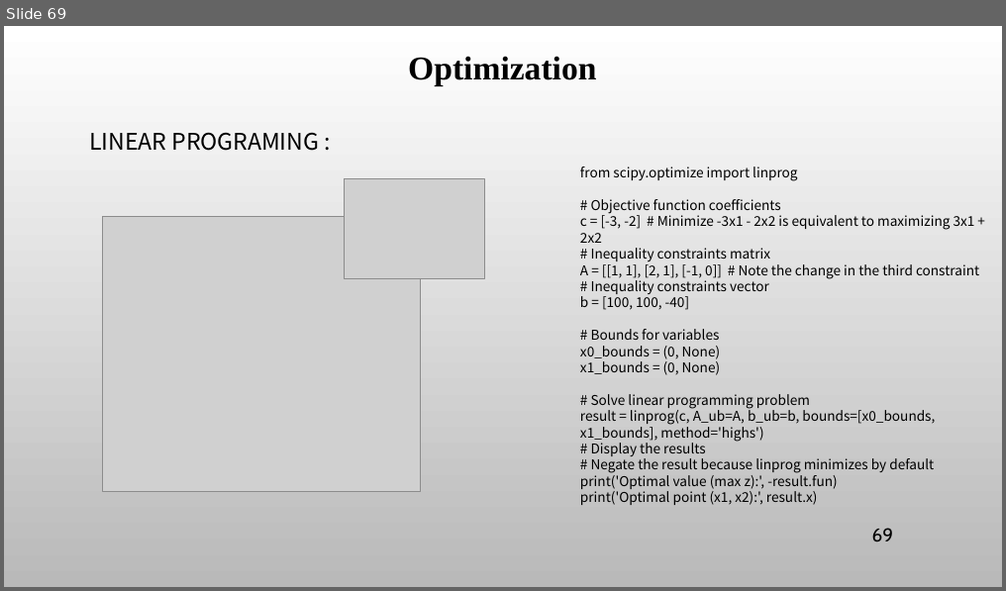
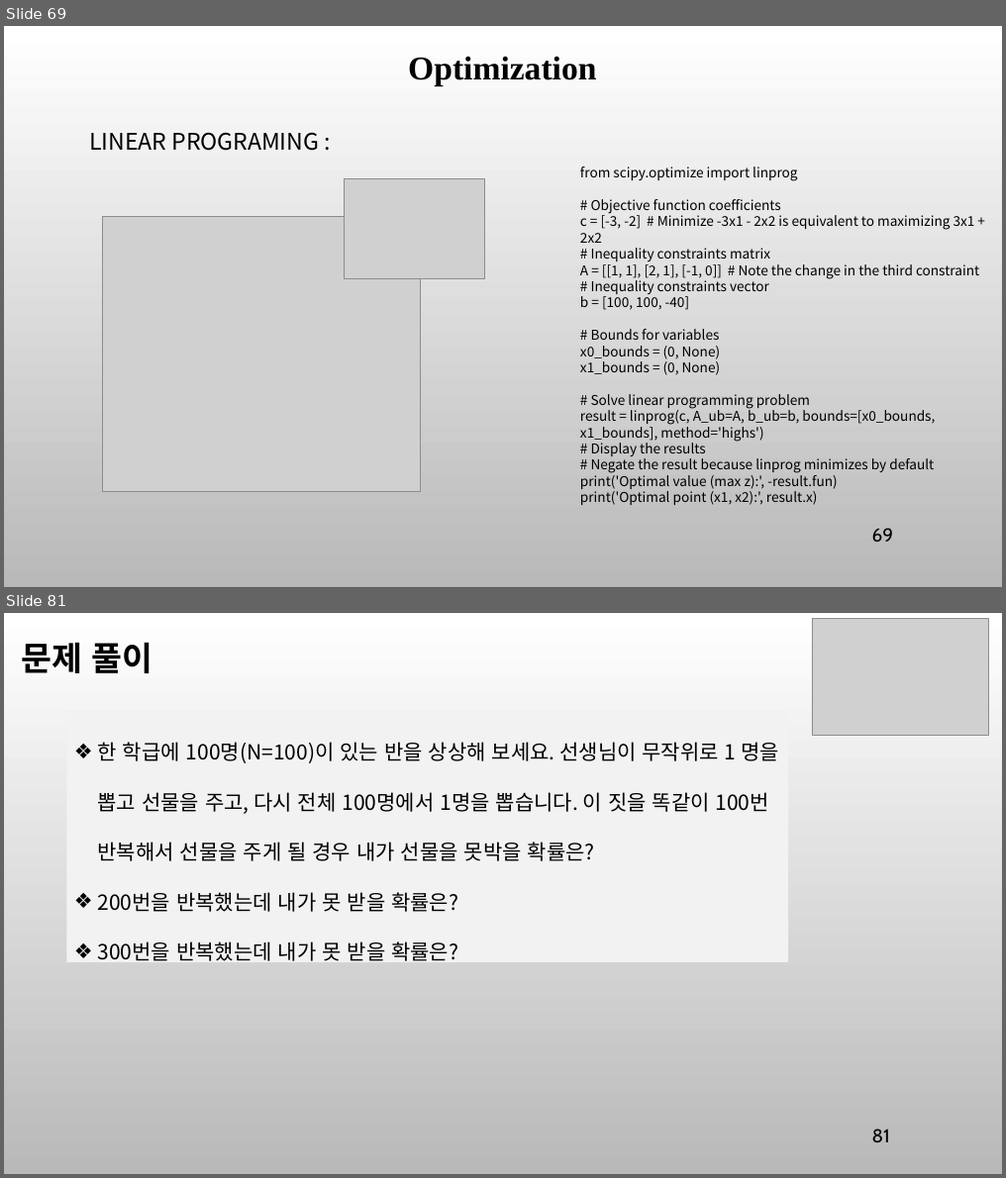
Before and after one commit to ancestor9/mathematics-for-machine-learning, a slide deck: 8_Applications of mathematics.pptx. Shown one above the other, each under a label of ours: slide 69 before the commit, slides 69 and 81 after it; the slides between them are not shown. The pictures are 1006x591 and 1006x1178 pixels, drawn with LibreOffice and Linux fonts; fonts in the diff are those of the drawing; grey boxes stand for pictures; background and template pictures are left out. Boxes give left, top, right and bottom in pixels: in the first picture for what was removed or moved away, otherwise in the second. Text is boxed around its words. In the diff, an @@ line names an element or a change of style, - is before the commit and + after.

```diff
--- a/8_Applications of mathematics.pptx
+++ b/8_Applications of mathematics.pptx
@@ slide 81 added at [4,613,1002,1174], background picture (left out) @@
@@ text added at [21,642,153,673], 32 pt, text #000000, bold @@
+문제 풀이
@@ picture added at [812,618,988,735] @@
@@ rectangle added at [67,711,788,962], fill #F2F2F2, 20 pt, text #000000 @@
+❖ 한 학급에 100명(N=100)이 있는 반을 상상해 보세요. 선생님이 무작위로 1 명을 뽑고 선물을 주고, 다시 전체 100명에서 1명을 뽑습니다. 이 짓을 똑같이 100번 반복해서 선물을 주게 될 경우 내가 선물을 못박을 확률은?
+❖ 200번을 반복했는데 내가 못 받을 확률은?
+❖ 300번을 반복했는데 내가 못 받을 확률은?
@@ page number added at [872,1129,890,1143], 18 pt, text #000000 @@
+81
```
Also in this commit, not shown: 15 other slides added.
